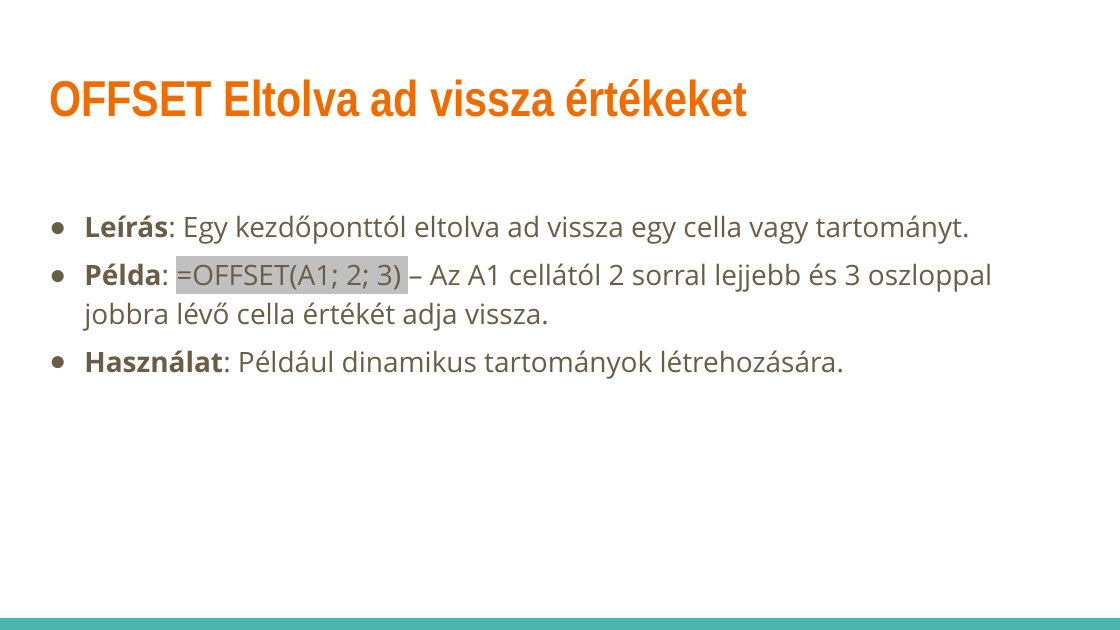
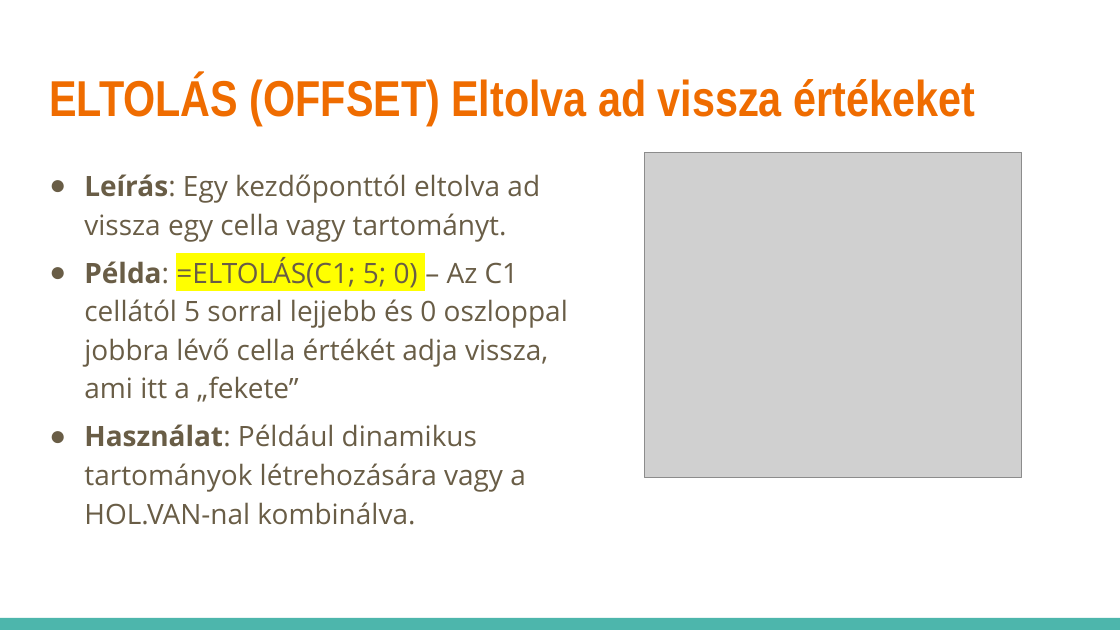
Before and after one commit to pisti72/infoka, a slide deck: slide 31 of excel/Táblázatkezelés.pptx (slide 28 before the commit). Drawn at 1120x630 pixels with LibreOffice and Linux fonts; fonts in the diff are those of the drawing; grey boxes stand for pictures. Boxes give left, top, right and bottom in pixels: in the first picture for what was removed or moved away, otherwise in the second. Text is boxed around its words. In the diff, an @@ line names an element or a change of style, - is before the commit and + after.

```diff
--- a/excel/Táblázatkezelés.pptx
+++ b/excel/Táblázatkezelés.pptx
@@ title at bbox=[49, 75, 974, 126]: text changed @@
-OFFSET Eltolva ad vissza értékeket
+ELTOLÁS (OFFSET) Eltolva ad vissza értékeket
@@ text "Leírás: Egy kezdőponttól eltolva ad ...": place and size @@
-text "Leírás: Egy kezdőponttól eltolva ad ..." at bbox=[84, 215, 992, 379]
+text "Leírás: Egy kezdőponttól eltolva ad ..." at bbox=[84, 174, 568, 525]
@@ picture added at bbox=[645, 152, 1023, 478] @@
@@ text at bbox=[84, 257, 568, 525]: text changed @@
-● Példa: =OFFSET(A1; 2; 3) – Az A1 cellától 2 sorral lejjebb és 3 oszloppal jobbra lévő cella értékét adja vissza.
-● Használat: Például dinamikus tartományok létrehozására.
+● Példa: =ELTOLÁS(C1; 5; 0) – Az C1 cellától 5 sorral lejjebb és 0 oszloppal jobbra lévő cella értékét adja vissza, ami itt a „fekete”
+● Használat: Például dinamikus tartományok létrehozására vagy a HOL.VAN-nal kombinálva.
```
Also in this commit, not shown: 14 other slides changed, 4 slides added, 1 slide removed.
